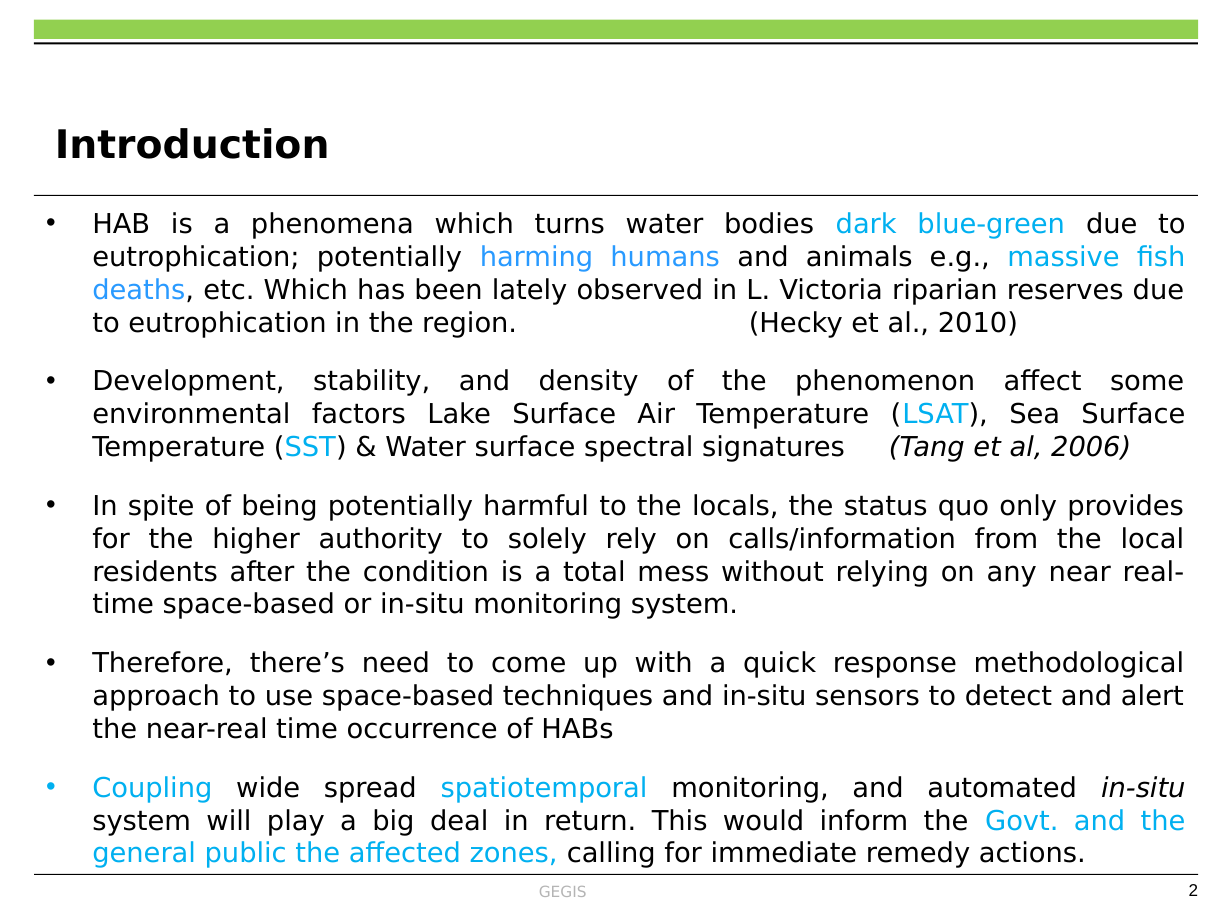
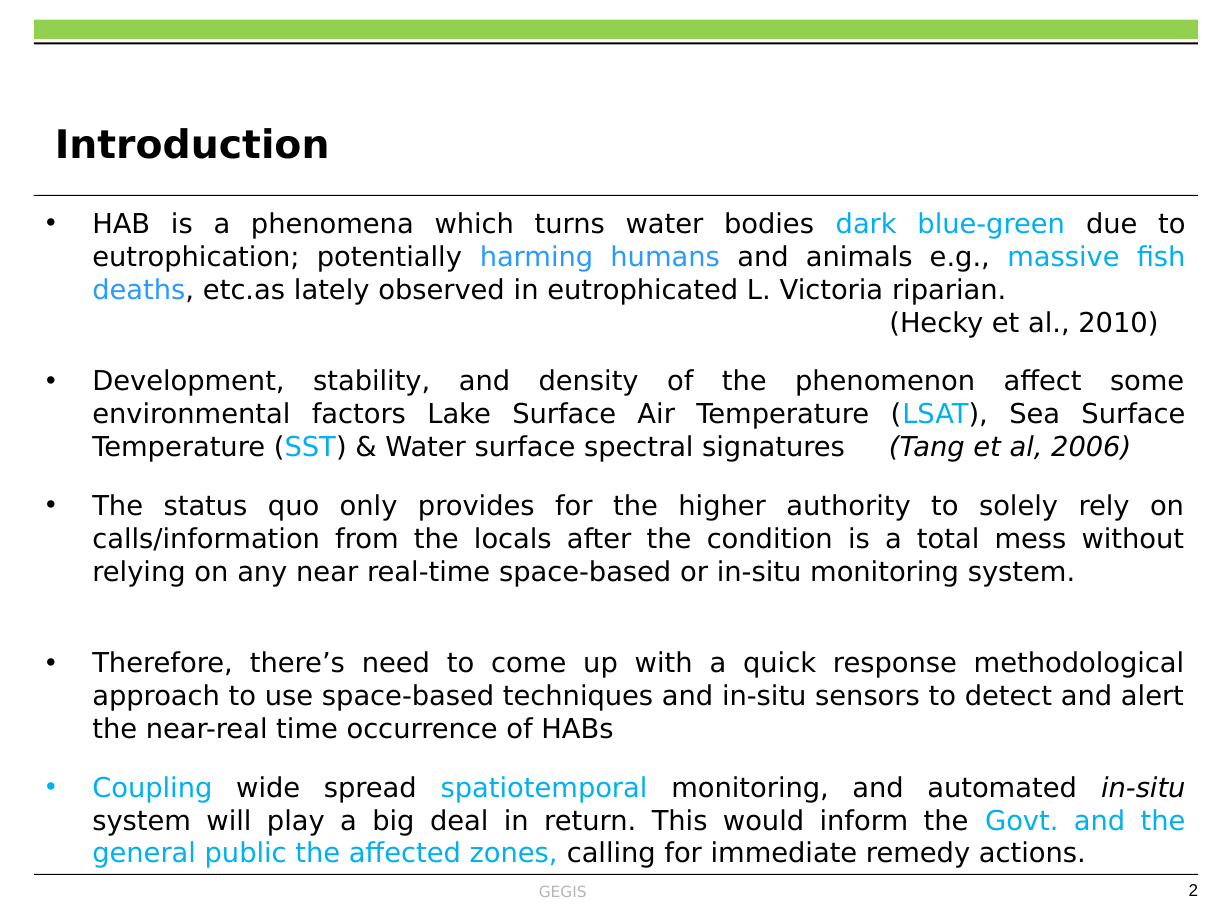
Before and after one commit to OkomoJacob/FinalYearProject, a slide deck: slide 2 of Dr. E Nduati, Superviser/Submissions/ENC222-0149_2017_OKOMO_JACOB_1234_Progress_2.pptx. Drawn at 1232x924 pixels with LibreOffice and Linux fonts; fonts in the diff are those of the drawing; background and template pictures are left out. Boxes give left, top, right and bottom in pixels: in the first picture for what was removed or moved away, otherwise in the second. Text is boxed around its words. In the diff, an @@ line names an element or a change of style, - is before the commit and + after.

Commit message:
Final submissions :green_heart:, went well

```diff
--- a/Dr. E Nduati, Superviser/Submissions/ENC222-0149_2017_OKOMO_JACOB_1234_Progress_2.pptx
+++ b/Dr. E Nduati, Superviser/Submissions/ENC222-0149_2017_OKOMO_JACOB_1234_Progress_2.pptx
@@ text at [92, 212, 1186, 338]: text changed @@
-• HAB is a phenomena which turns water bodies dark blue-green due to eutrophication; potentially harming humans and animals e.g., massive fish deaths, etc. Which has been lately observed in L. Victoria riparian reserves due to eutrophication in the region. (Hecky et al., 2010)
+• HAB is a phenomena which turns water bodies dark blue-green due to eutrophication; potentially harming humans and animals e.g., massive fish deaths, etc.as lately observed in eutrophicated L. Victoria riparian. (Hecky et al., 2010)
@@ text at [92, 494, 1185, 587]: text changed @@
-• In spite of being potentially harmful to the locals, the status quo only provides for the higher authority to solely rely on calls/information from the local residents after the condition is a total mess without relying on any near real-time space-based or in-situ monitoring system.
+• The status quo only provides for the higher authority to solely rely on calls/information from the locals after the condition is a total mess without relying on any near real-time space-based or in-situ monitoring system.
```
Also in this commit, not shown: 11 other slides changed, 2 slides added, 5 other files.
